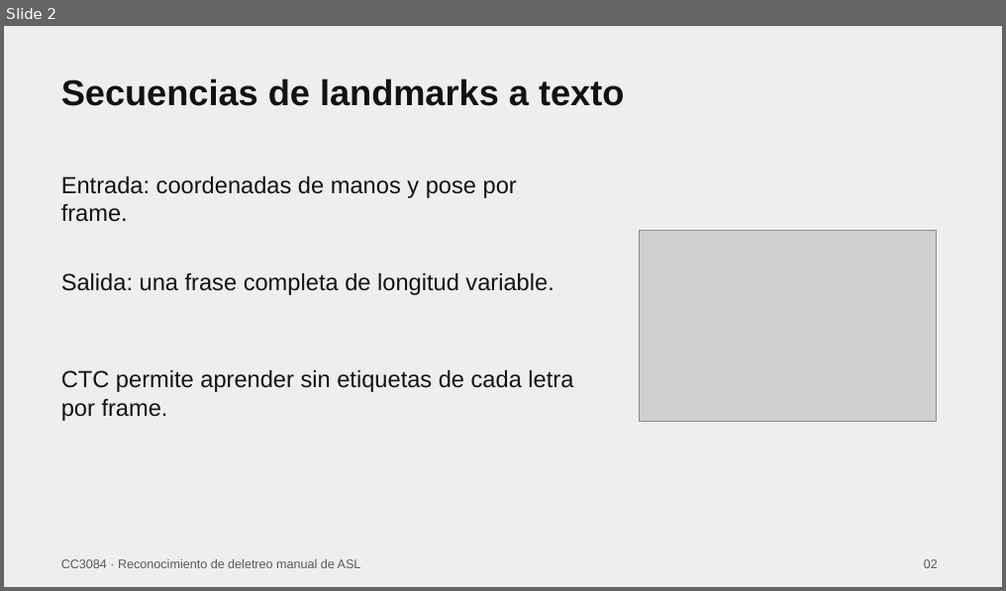
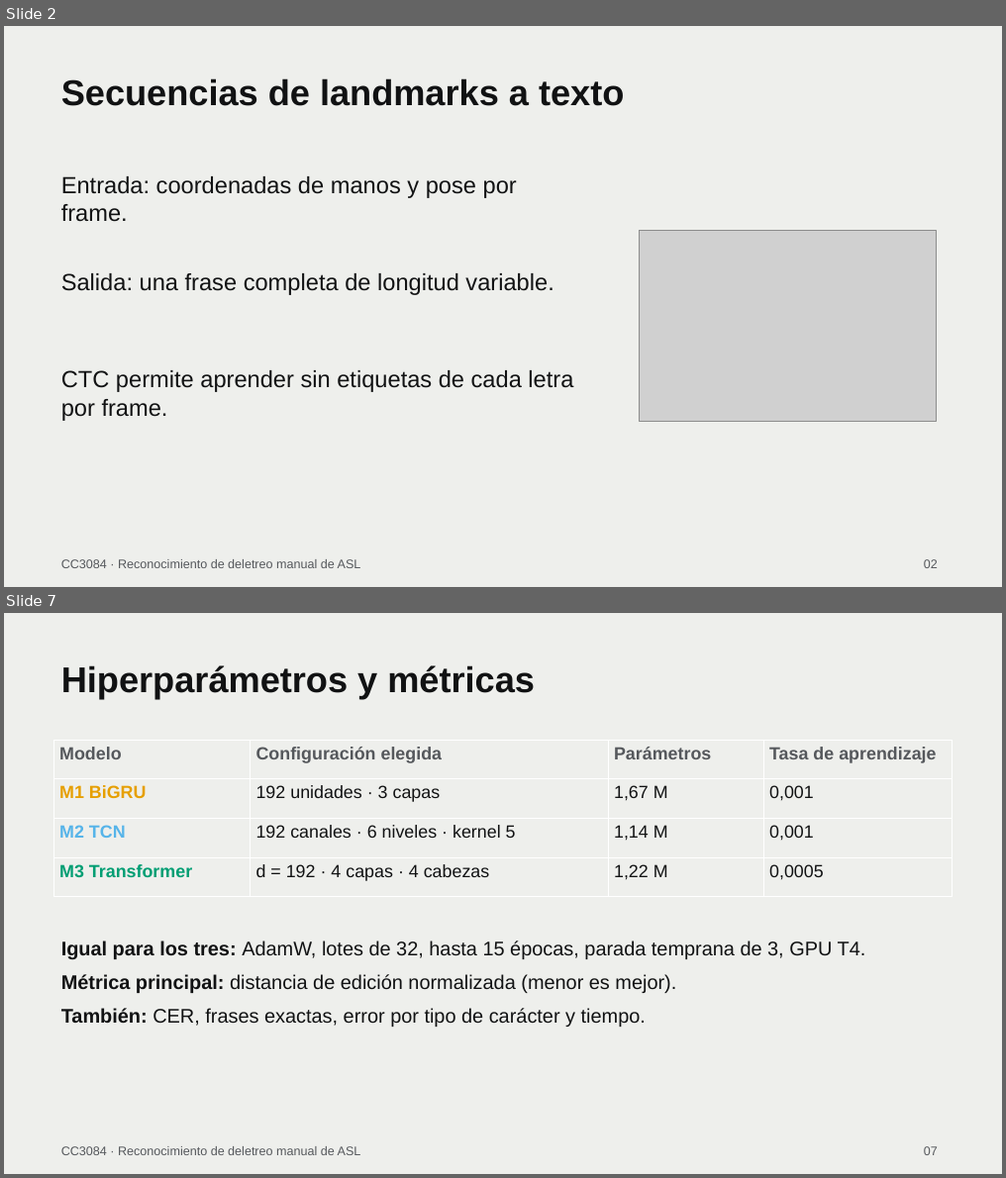
Before and after one commit to jcdiegolopez/DS-PR02, a slide deck: reports/presentacion/ASL_resultados.pptx. Shown one above the other, each under a label of ours: slide 2 before the commit, slides 2 and 7 after it; the slides between them are not shown. The pictures are 1006x591 and 1006x1178 pixels, drawn with LibreOffice and Linux fonts; fonts in the diff are those of the drawing; grey boxes stand for pictures. Boxes give left, top, right and bottom in pixels: in the first picture for what was removed or moved away, otherwise in the second. Text is boxed around its words. In the diff, an @@ line names an element or a change of style, - is before the commit and + after.

```diff
--- a/reports/presentacion/ASL_resultados.pptx
+++ b/reports/presentacion/ASL_resultados.pptx
@@ slide 7 added at box(4, 613, 1002, 1174), background #EEEFEC @@
@@ text added at box(61, 665, 535, 699), 34.5 pt, text #111213, bold @@
+Hiperparámetros y métricas
@@ table added at box(54, 741, 952, 897), 4 rows, 4 columns @@
+Modelo | Configuración elegida | Parámetros | Tasa de aprendizaje
+M1 BiGRU | 192 unidades · 3 capas | 1,67 M | 0,001
+M2 TCN | 192 canales · 6 niveles · kernel 5 | 1,14 M | 0,001
+M3 Transformer | d = 192 · 4 capas · 4 cabezas | 1,22 M | 0,0005
@@ text added at box(61, 941, 866, 1027), 19 pt, text #111213 @@
+Igual para los tres: AdamW, lotes de 32, hasta 15 épocas, parada temprana de 3, GPU T4.
+Métrica principal: distancia de edición normalizada (menor es mejor).
+También: CER, frases exactas, error por tipo de carácter y tiempo.
@@ text added at box(61, 1147, 361, 1156), 12 pt, text #55585C @@
+CC3084 · Reconocimiento de deletreo manual de ASL
@@ text added at box(924, 1147, 938, 1156), 12 pt, text #55585C @@
+07
```
Also in this commit, not shown: 11 slides changed, 3 other slides added, 1 other file.
